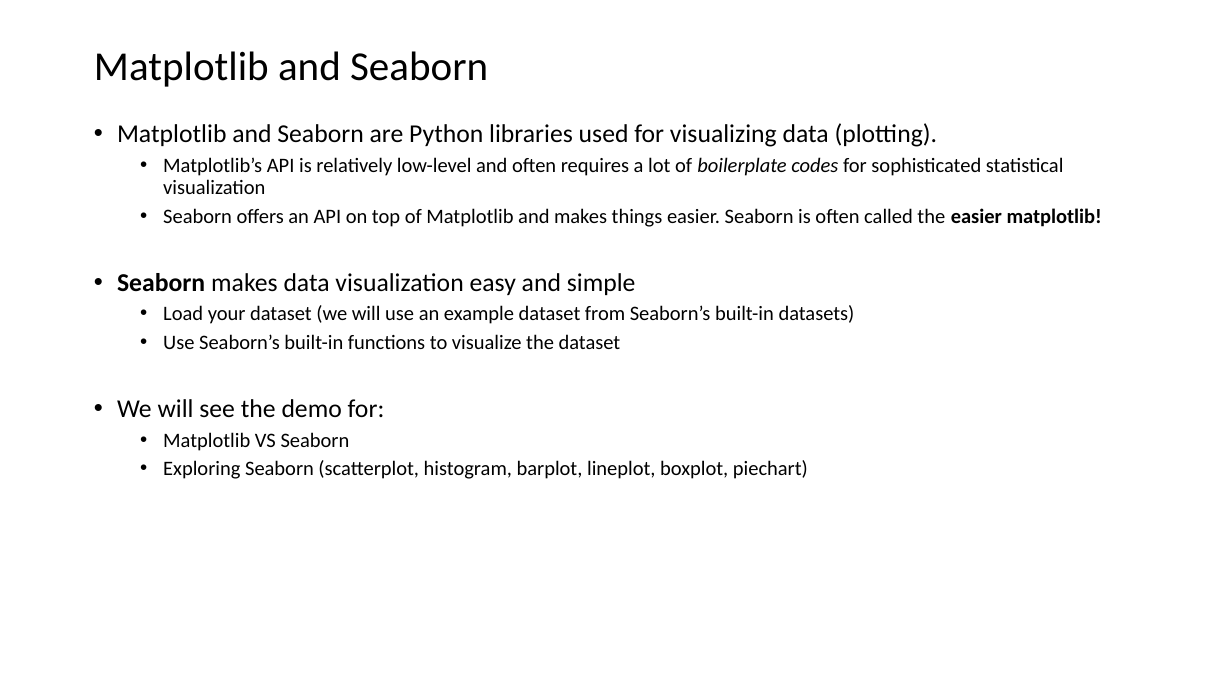
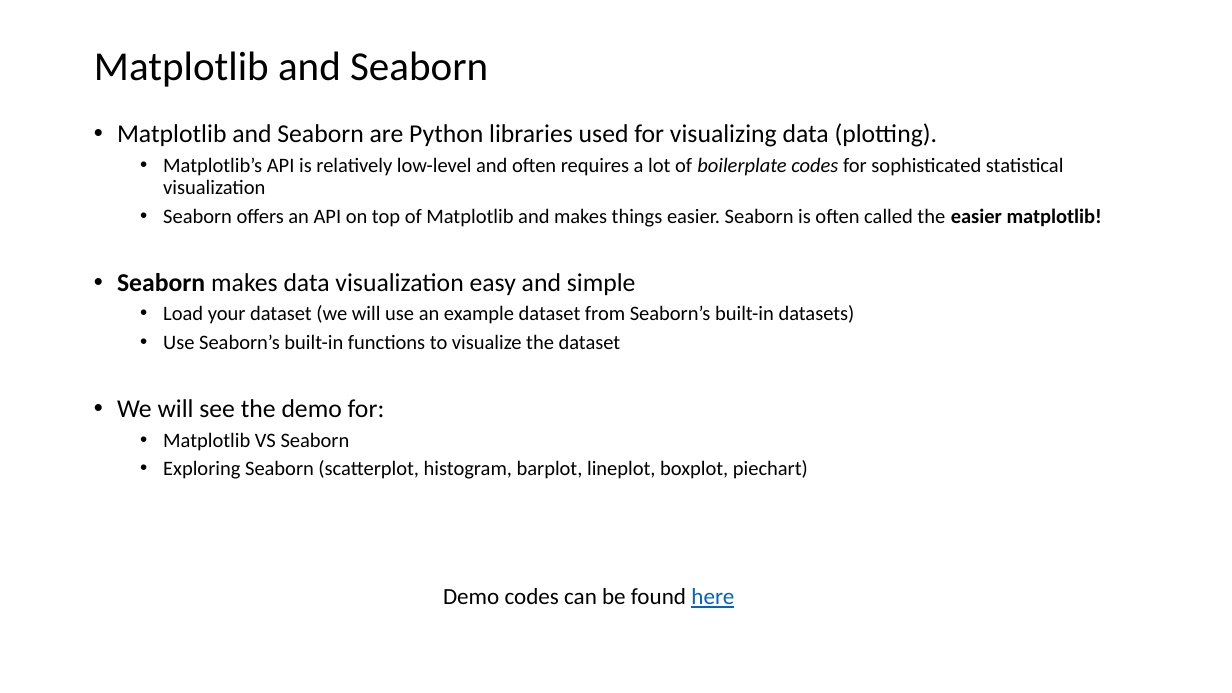
Before and after one commit to afrin-afia/AIMSS_python_workshop_2023, a slide deck: slide 4 of slides/python_libraries.pptx. Drawn at 1232x693 pixels with LibreOffice and Linux fonts; fonts in the diff are those of the drawing. Boxes give left, top, right and bottom in pixels: in the first picture for what was removed or moved away, otherwise in the second. Text is boxed around its words. In the diff, an @@ line names an element or a change of style, - is before the commit and + after.

```diff
--- a/slides/python_libraries.pptx
+++ b/slides/python_libraries.pptx
@@ text added at [443,588,734,608], 18 pt, text #000000 @@
+Demo codes can be found here
```
Also in this commit, not shown: 1 other slide changed, 1 other file.
